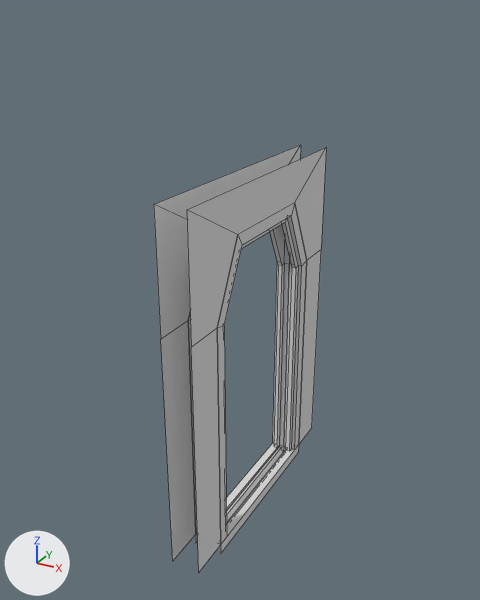
The FBX model Assets/ProjectPsi/Meshes/Imports from Maya/WallPanelDoorFrameSingle_02.fbx as it was, and as the next commit left it.
The view is the same before and after, from a 50 mm lens placed at (-0.0777, 0.0049, 0.0415), pointed at (-0.1022, 0.0494, 0.0192). The lights are fixed; the arrows at lower left show +X, +Y and +Z. Mesh edges are drawn as thin lines. Where no turn or scale is listed for an object, it has been applied to the vertices. Vertices at the same position are counted once.

The older version as bpy lines, for what is in view:
```python
me_mesh = bpy.data.meshes.new('Mesh')
me_mesh.from_pydata(...)  # 117 vertices, 92 faces; spans x -0.0025..0.0, y -0.0115..0.0115, z -0.001..0.03
me_mesh.materials.append(mat_wallpaneldoorsingle_02_m1)  # light grey #dadada
ob_wallpaneldoorsingle_02 = bpy.data.objects.new('WallPanelDoorSingle_02', me_mesh)
ob_wallpaneldoorsingle_02.location = (-0.1, 0.05, 0.0)
```
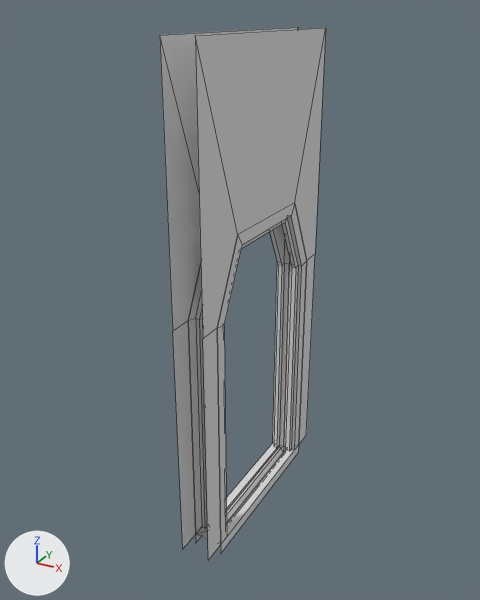
Edits to the scene script, one JSON object a line:
```json
{"block": "me_mesh", "where": "me_mesh.from_pydata(...)  # 117 vertices, 92 faces; spans x -0.0025..0.0, y -0.0115..0.0115, z -0.001..0.03"}
{"block": "me_mesh", "where": "# used by ob_wallpaneldoorsingle_02; location = (-0.1, 0.05, 0.0)"}
{"block": "me_mesh", "change": "me_mesh part 1: all 4 vertices in x -0.0025..0.0, y 0.0115, z 0.0..0.0204 are moved by (0.0, -0.0015, 0.0)"}
{"block": "me_mesh", "change": "me_mesh part 2: all 2 vertices in x -0.0025..0.0, y 0.0115, z 0.03 are moved by (0.0, -0.0015, 0.01)"}
{"block": "me_mesh", "change": "me_mesh part 3: all 4 vertices in x -0.0025..0.0, y -0.0115, z 0.0..0.0204 are moved by (0.0, 0.0015, 0.0)"}
{"block": "me_mesh", "change": "me_mesh part 4: all 2 vertices in x -0.0025..0.0, y -0.0115, z 0.03 are moved by (0.0, 0.0015, 0.01)"}
```

Where the change shows, as pixel boxes (x1, y1, x2, y2) in the pictures (480 x 600 px; the box of a moved part takes in the faces that stretch with it):
```json
{"object": "WallPanelDoorSingle_02", "change": "reshaped", "before": [154, 145, 326, 572], "after": [160, 27, 326, 560], "on screen": "25% taller"}
{"part": 1, "of": "me_mesh", "change": "moved or reshaped", "before": [299, 250, 321, 444], "after": [299, 254, 315, 444]}
{"part": 2, "of": "me_mesh", "change": "moved or reshaped", "before": [290, 146, 326, 260], "after": [295, 30, 326, 260]}
{"part": 3, "of": "me_mesh", "change": "moved or reshaped", "before": [161, 321, 221, 572], "after": [173, 321, 221, 560]}
{"part": 4, "of": "me_mesh", "change": "moved or reshaped", "before": [154, 145, 326, 347], "after": [160, 27, 326, 338]}
```
